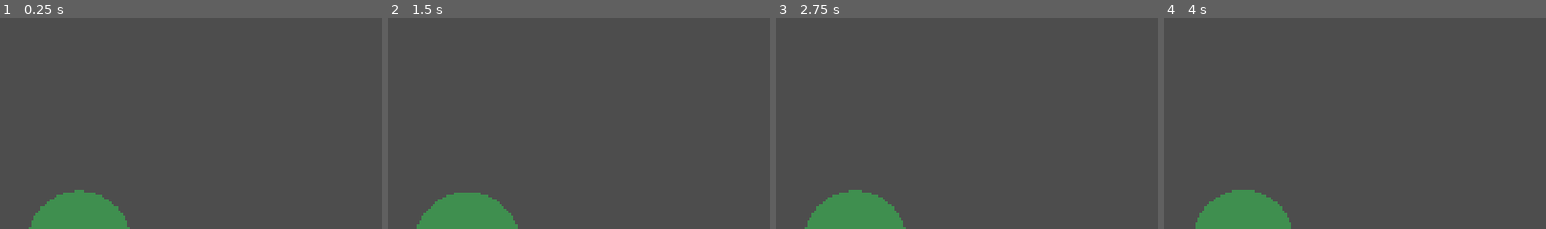
Above: before the commit, frames 1-4 (left to right).
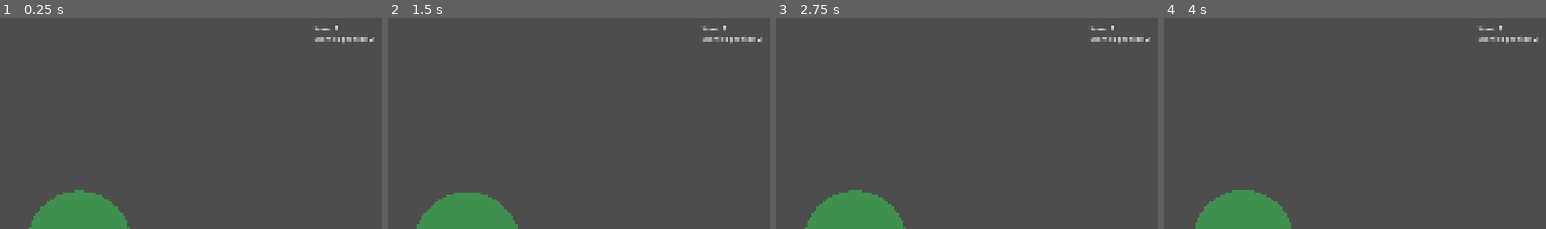
Above: after the commit, the same moments.

Repository: Triggggie/tree-guardian
Game: Godot game, scene res://scenes/main_world.tscn
Two runs of this game, one before a commit and one after it. Both use one fixed random seed, a clock stepped at 60 frames per second and the inputs below. Before the commit the project has no main scene; this scene is started directly in both runs.
Inputs:
- Up to frame 1 (0.25 s): no input
- Up to frame 2 (1.5 s): no input
- Up to frame 3 (2.75 s): no input
- Up to frame 4 (4 s): no input
The pictures show only the part of the screen within x 40-90%, y 3-53%; the shares and areas given below are measured in that part.

The runs differ from the first frame. In frame 1, 0.3% of the frame differs, in the area x 82-98%, y 3-13%; in frame 2, 0.3%; in frame 3, 0.3%; in frame 4, 0.3%.

Commit message:
Add wave HUD and enemy count scaling

Diff:
--- a/project.godot
+++ b/project.godot
@@ -11,6 +11,7 @@
 [application]
 
 config/name="Tree Guardian"
+run/main_scene="uid://ds2c4y6868ul3"
 config/features=PackedStringArray("4.7", "Forward Plus")
 config/icon="res://icon.svg"
 
--- a/scenes/main_world.tscn
+++ b/scenes/main_world.tscn
@@ -6,6 +6,7 @@
 [ext_resource type="Script" uid="uid://bfkmixthkt7s7" path="res://scripts/age_label.gd" id="5_emumq"]
 [ext_resource type="Script" uid="uid://cshm6xwe5aw2w" path="res://scripts/branch_info_label.gd" id="5_jj0au"]
 [ext_resource type="Script" uid="uid://bru5glfcxu62f" path="res://scripts/wave_manager.gd" id="5_wy0bs"]
+[ext_resource type="Script" uid="uid://bm136sm58fk77" path="res://scripts/wave_label.gd" id="6_emumq"]
 
 [node name="MainWorld" type="Node2D" unique_id=487831534]
 
@@ -58,6 +59,14 @@
 text = "Age: 1"
 script = ExtResource("5_emumq")
 
+[node name="WaveLabel" type="Label" parent="UI" unique_id=1416426454]
+offset_left = 1550.0
+offset_top = 70.0
+offset_right = 1590.0
+offset_bottom = 93.0
+text = "Wave: 1"
+script = ExtResource("6_emumq")
+
 [node name="Camera2D" type="Camera2D" parent="." unique_id=827092689]
 enabled = false
 
--- /dev/null
+++ b/scripts/wave_label.gd
@@ -0,0 +1,30 @@
+extends Label
+
+
+@onready var wave_manager: Node = $"../../WaveManager"
+
+
+func _ready() -> void:
+	if wave_manager == null:
+		text = "Wave: ?"
+		return
+
+	wave_manager.wave_changed.connect(_on_wave_changed)
+
+	_on_wave_changed(
+		wave_manager.current_wave,
+		wave_manager.get_current_enemies_per_side()
+	)
+
+
+func _on_wave_changed(
+	new_wave: int,
+	enemies_per_side: int
+) -> void:
+	text = (
+		"Wave: %d\n"
+		+ "Enemies per side: %d"
+	) % [
+		new_wave,
+		enemies_per_side
+	]
--- a/scripts/wave_manager.gd
+++ b/scripts/wave_manager.gd
@@ -1,4 +1,10 @@
 extends Node
+
+
+signal wave_changed(
+	new_wave: int,
+	enemies_per_side: int
+)
 
 
 const BARK_BEETLE_SCENE: PackedScene = preload(
@@ -7,7 +13,10 @@
 
 
 @export_category("Wave")
-@export var enemies_per_side: int = 2
+@export var base_enemies_per_side: int = 2
+@export var waves_per_enemy_increase: int = 3
+@export var maximum_enemies_per_side: int = 10
+
 @export var time_between_spawns: float = 0.35
 @export var time_between_waves: float = 2.0
 @export var spawn_spacing: float = 90.0
@@ -18,30 +27,59 @@
 @onready var tree_node: Node = get_tree().get_first_node_in_group("tree")
 
 var current_wave: int = 0
-var wave_running: bool = false
 
 
 func _ready() -> void:
-	start_next_wave()
+	add_to_group("wave_manager")
+	run_wave_loop()
 
 
-func start_next_wave() -> void:
-	if wave_running:
-		return
+func run_wave_loop() -> void:
+	while true:
+		current_wave += 1
 
-	wave_running = true
-	current_wave += 1
+		var enemy_count: int = get_current_enemies_per_side()
 
-	print("Začíná vlna ", current_wave)
+		wave_changed.emit(
+			current_wave,
+			enemy_count
+		)
 
-	await spawn_wave()
-	await wait_until_all_enemies_are_dead()
+		print(
+			"Začíná vlna ",
+			current_wave,
+			" | nepřátel na každé straně: ",
+			enemy_count
+		)
 
-	complete_wave()
+		await spawn_wave(enemy_count)
+		await wait_until_all_enemies_are_dead()
+
+		complete_wave()
+
+		await get_tree().create_timer(
+			time_between_waves
+		).timeout
 
 
-func spawn_wave() -> void:
-	for index in range(enemies_per_side):
+func get_current_enemies_per_side() -> int:
+	var safe_interval: int = max(
+		waves_per_enemy_increase,
+		1
+	)
+
+	var additional_enemies: int = (
+		(current_wave - 1) / safe_interval
+	)
+
+	return min(
+		base_enemies_per_side + additional_enemies,
+		maximum_enemies_per_side
+	)
+
+
+func spawn_wave(enemy_count: int) -> void:
+	for index in range(enemy_count):
 		var offset: float = index * spawn_spacing
 
 		var left_position: Vector2 = (
@@ -57,7 +95,7 @@
 		spawn_enemy(left_position)
 		spawn_enemy(right_position)
 
-		if index < enemies_per_side - 1:
+		if index < enemy_count - 1:
 			await get_tree().create_timer(
 				time_between_spawns
 			).timeout
@@ -78,8 +116,6 @@
 
 
 func complete_wave() -> void:
-	wave_running = false
-
 	print("Vlna ", current_wave, " dokončena")
 
 	if (
@@ -87,6 +123,3 @@
 		and tree_node.has_method("add_age")
 	):
 		tree_node.add_age(1)
-
-	await get_tree().create_timer(time_between_waves).timeout
-	start_next_wave()
Not shown, added: scripts/wave_label.gd.uid
